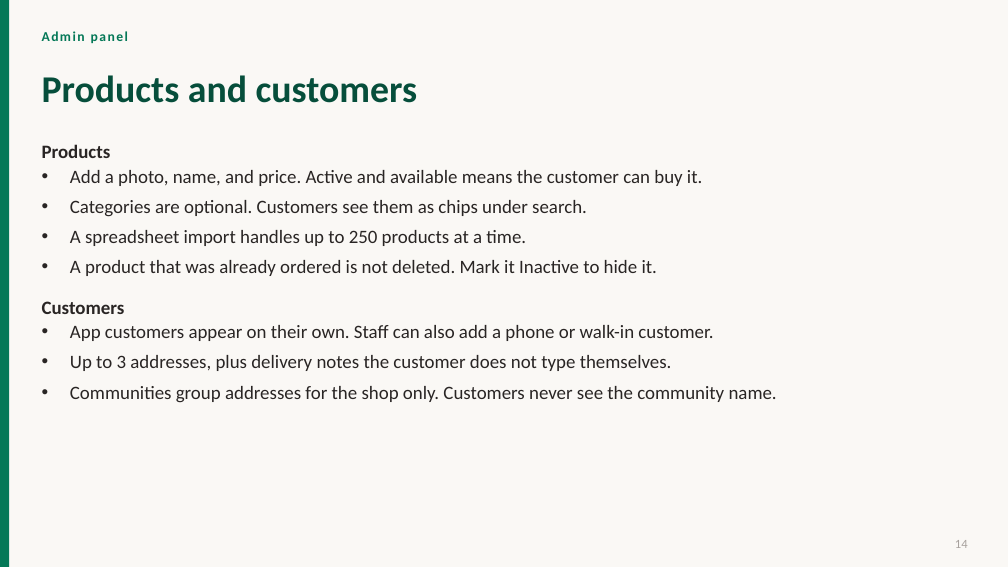
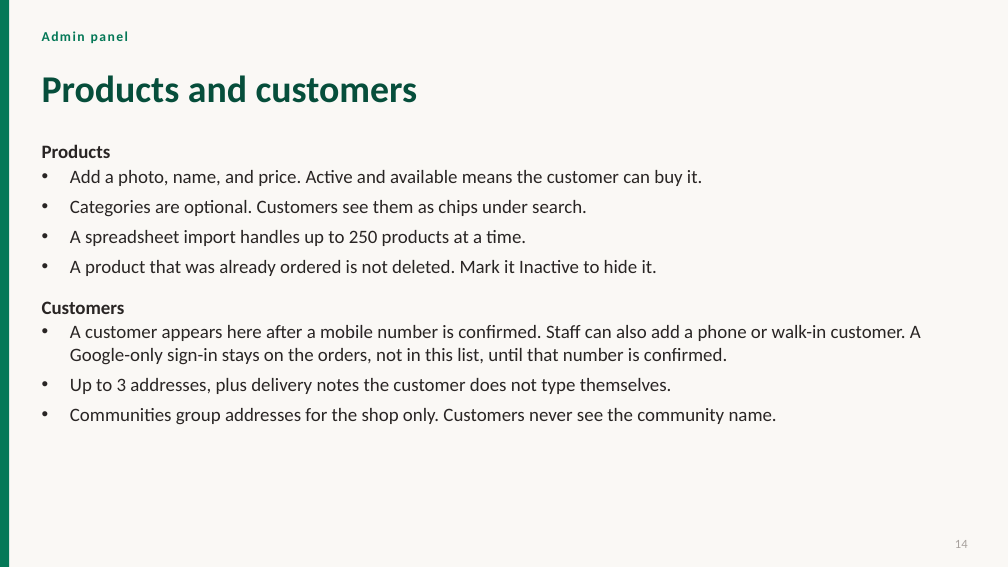
Before and after one commit to ragavan-Aihub/Order-app, a slide deck: slide 14 of docs/pdf/Project-Presentation.pptx. Drawn at 1008x567 pixels with LibreOffice and Linux fonts; fonts in the diff are those of the drawing. Boxes give left, top, right and bottom in pixels: in the first picture for what was removed or moved away, otherwise in the second. Text is boxed around its words. In the diff, an @@ line names an element or a change of style, - is before the commit and + after.

```diff
--- a/docs/pdf/Project-Presentation.pptx
+++ b/docs/pdf/Project-Presentation.pptx
@@ text at [70,325,921,365]: text changed @@
-• App customers appear on their own. Staff can also add a phone or walk-in customer.
+• A customer appears here after a mobile number is confirmed. Staff can also add a phone or walk-in customer. A Google-only sign-in stays on the orders, not in this list, until that number is confirmed.
```
Also in this commit, not shown: 4 other slides changed, 34 other files.
